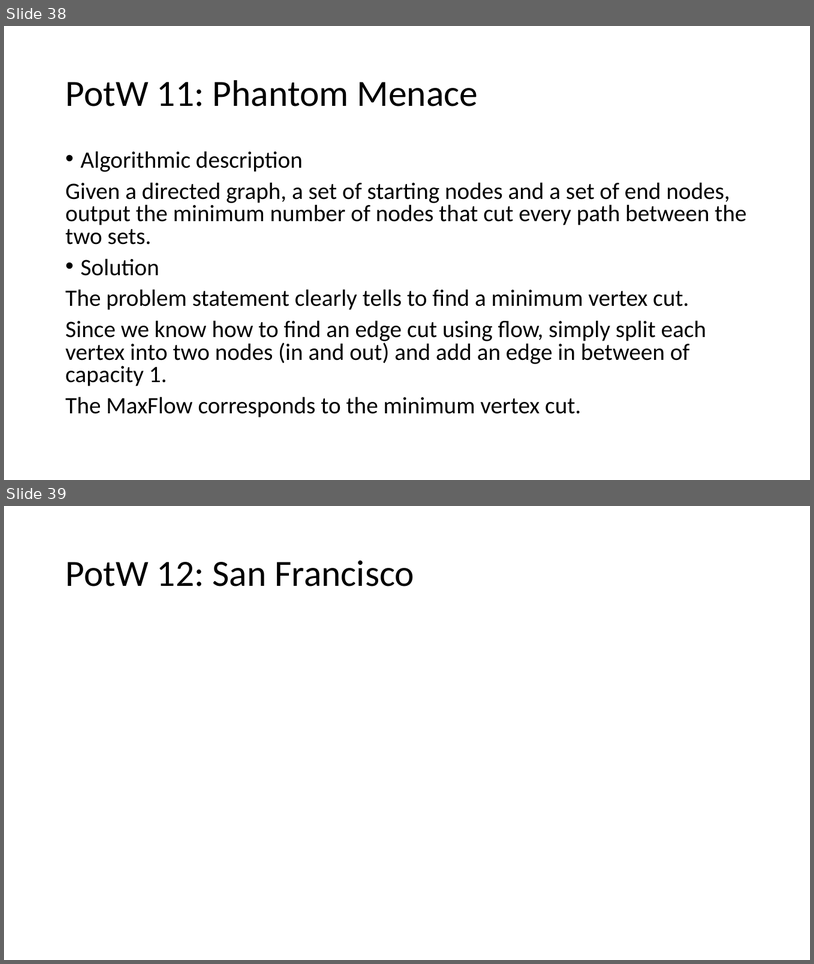
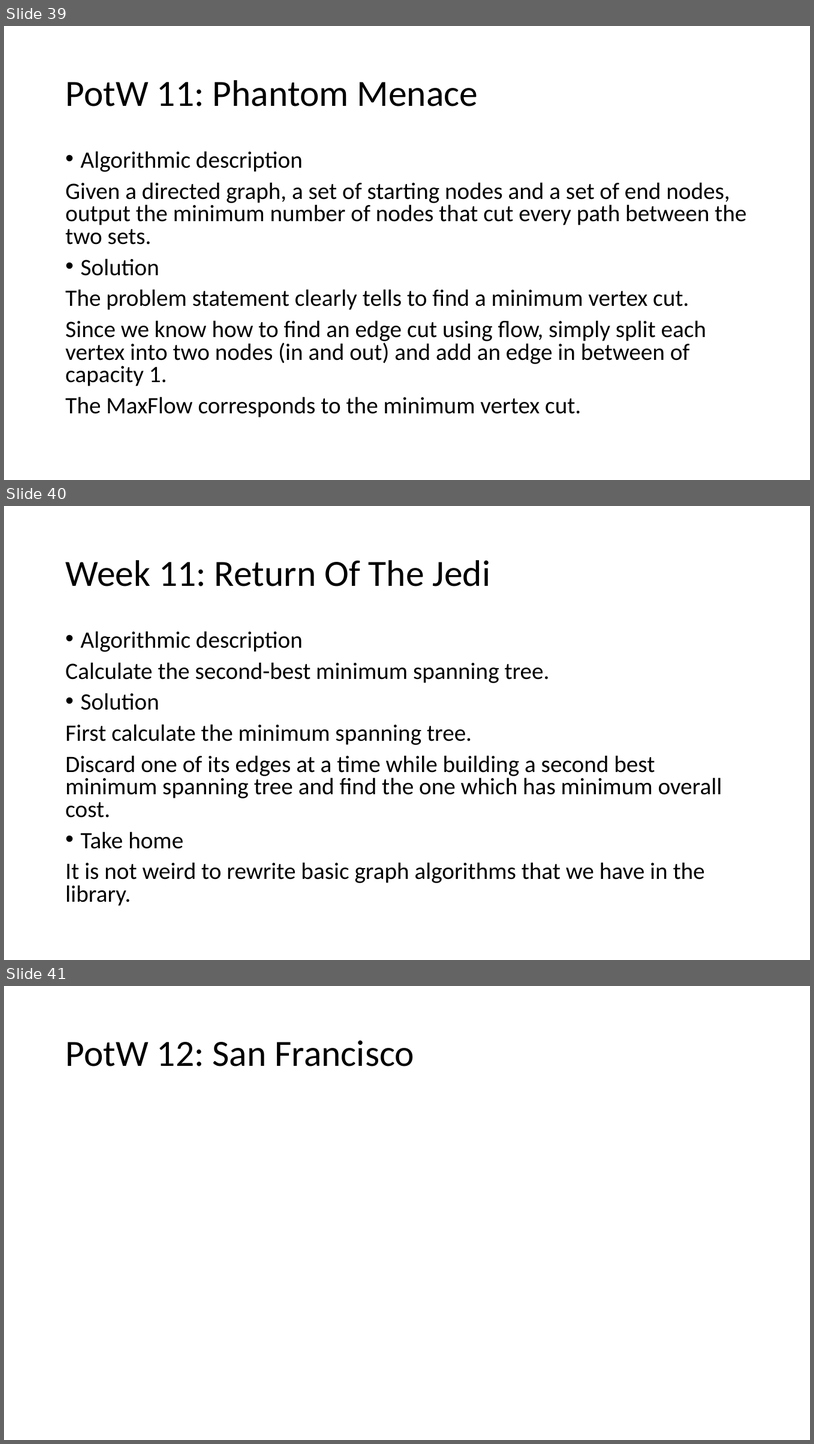
Before and after one commit to giacomocamposampiero/algolab, a slide deck: Recap.pptx. Shown one above the other, each under a label of ours: slides 38 and 39 before the commit, slides 39, 40 and 41 after it. The pictures are 814x964 and 814x1444 pixels, drawn with LibreOffice and Linux fonts; fonts in the diff are those of the drawing; grey boxes stand for pictures. Boxes give left, top, right and bottom in pixels: in the first picture for what was removed or moved away, otherwise in the second. Text is boxed around its words. In the diff, an @@ line names an element or a change of style, - is before the commit and + after.

```diff
--- a/Recap.pptx
+++ b/Recap.pptx
@@ slide 40 added at (4, 506, 810, 960), background #FFFFFF @@
@@ title added at (65, 560, 491, 586), 44 pt, text #000000 @@
+Week 11: Return Of The Jedi
@@ text added at (65, 631, 723, 906), 28 pt, text #000000 @@
+• Algorithmic description
+Calculate the second-best minimum spanning tree.
+• Solution
+First calculate the minimum spanning tree.
+Discard one of its edges at a time while building a second best minimum spanning tree and find the one which has minimum overall cost.
+• Take home
+It is not weird to rewrite basic graph algorithms that we have in the library.
@@ what was slide 38 is now slide 39 @@
@@ what was slide 39 is now slide 41 @@
```
Also in this commit, not shown: 6 slides changed, 4 other slides added, 5 other files.
